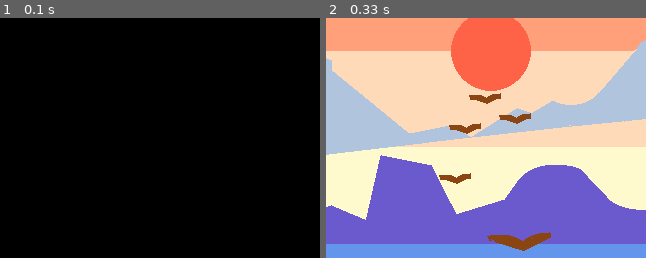
Above: before the commit, frames 1-2 (left to right).
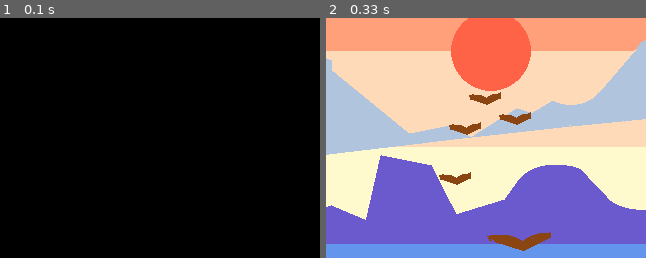
Above: after the commit, the same moments.

Repository: python-practice-b02-006/gribova
Game: pygame game, started from Lab_3/pygame_test.py
Same seed, same stepped clock (60 frames per second), same inputs: the game is played once before the commit and once after it.
Inputs:
- Up to frame 1 (0.1 s): no input
- Up to frame 2 (0.33 s): no input
The pictures show only the part of the screen within x 24-74%, y 13-63%; the shares and areas given below are measured in that part.

Frame 1 is identical in both runs. In frame 2, 0.2% of the frame differs, in the area x 36-65%, y 30-70%.

Commit message:
new third task

Diff:
--- a/Lab_3/pygame_test.py
+++ b/Lab_3/pygame_test.py
@@ -12,14 +12,19 @@
 BROWN=(139, 69, 19)
 pygame.init()
 
+def draw_bird(x,y,a):
+    #X,Y-the size of the image, a-relative bird sizes
+    pygame.draw.arc(screen, BROWN, (x, y, 60*a, 40*a),0.5, 2,5)
+    pygame.draw.arc(screen, BROWN, (x+50*a, y-2*a, 60*a, 30*a),1.6, 3,5)
+    pygame.draw.lines(screen,BROWN,False,[[x+23*a,y+3*a],
+                                          [x+52*a,y+12*a],
+                                          [x+78*a,y-a]],6)
 
 
 
-
-
-
+x,y=640,480 #The size of the screen
 #объект содерж экран
-screen=pygame.display.set_mode([640,480])
+screen=pygame.display.set_mode([x,y])
 pygame.display.set_caption('My first pygame app window caption')
 done=False
 #задержка
@@ -36,12 +41,12 @@
 
     #The colours of background
     screen.fill(LSALMON)
-    pygame.draw.rect(screen,PEACH,(0, 96, 640, 96))
-    pygame.draw.rect(screen,LEMONE,(0, 192, 640, 96))
-    pygame.draw.rect(screen,SKYBLUE,(0, 288, 640, 192))
+    pygame.draw.rect(screen,PEACH,(0, y/5, x, y/5))
+    pygame.draw.rect(screen,LEMONE,(0, 2*y/5, x, y/5))
+    pygame.draw.rect(screen,SKYBLUE,(0, 3*y/5, x, 2*y/5))
 
     #be like a sun, be happy!
-    pygame.draw.circle(screen,TOMATO,[320,96],40)
+    pygame.draw.circle(screen,TOMATO,[int(x/2),int(y/5)],40)
 
 
     #we can see mountains far away.
@@ -99,52 +104,10 @@
 
 
     #I HATE this STUff. Birds
-    pygame.draw.arc(screen, BROWN, (300, 280, 60, 40),0.5, 2,5)
-    pygame.draw.arc(screen, BROWN, (300+50, 280-2, 60, 30),1.6, 3,5)
-    pygame.draw.lines(screen,BROWN,False,[[300+23,280+3],
-                                          [300+52,280+12],
-                                          [300+78,280-1]],6)
-    pygame.draw.arc(screen, BROWN, (430, 360, 60, 40),0.5, 2,5)
-    pygame.draw.arc(screen, BROWN, (430+50, 360-2, 60, 30),1.6, 3,5)
-    pygame.draw.lines(screen,BROWN,False,[[430+23,360+3],
-                                          [430+52,360+12],
-                                          [430+78,360-1]],6)
-
-    pygame.draw.arc(screen, BROWN, (350, 330, 0.7*60, 0.7*40),0.5, 2,5)
-    pygame.draw.arc(screen, BROWN, (350+0.7*50, 330-1.4, 0.7*60, 0.7*30),1.6, 3,5)
-    pygame.draw.lines(screen,BROWN,False,[[350+0.7*23,330+2.1],
-                                          [350+0.7*52,330+0.7*12],
-                                          [350+0.7*78,330-0.7]],6)
-    pygame.draw.arc(screen, BROWN, (400, 315, 0.7*60, 0.7*40),0.5, 2,5)
-    pygame.draw.arc(screen, BROWN, (400+0.7*50, 315-1.4, 0.7*60, 0.7*30),1.6, 3,5)
-    pygame.draw.lines(screen,BROWN,False,[[400+0.7*23,315+2.1],
-                                          [400+0.7*52,315+0.7*12],
-                                          [400+0.7*78,315-0.7]],6)
-    pygame.draw.arc(screen, BROWN, (320, 160, 0.5*60, 0.5*40),0.5, 2,5)
-    pygame.draw.arc(screen, BROWN, (320+0.5*50, 160-1, 0.5*60, 0.5*30),1.6, 3,5)
-    pygame.draw.lines(screen,BROWN,False,[[320+0.5*23,160+1.5],
-                                          [320+0.5*52,160+0.5*12],
-                                          [320+0.5*78,160-0.5]],4)
-    pygame.draw.arc(screen, BROWN, (290, 140, 0.5*60, 0.5*40),0.5, 2,5)
-    pygame.draw.arc(screen, BROWN, (290+0.5*50, 140-1, 0.5*60, 0.5*30),1.6, 3,5)
-    pygame.draw.lines(screen,BROWN,False,[[290+0.5*23,140+1.5],
-                                          [290+0.5*52,140+0.5*12],
-                                          [290+0.5*78,140-0.5]],4)
-    pygame.draw.arc(screen, BROWN, (270, 170, 0.5*60, 0.5*40),0.5, 2,5)
-    pygame.draw.arc(screen, BROWN, (270+0.5*50, 170-1, 0.5*60, 0.5*30),1.6, 3,5)
-    pygame.draw.lines(screen,BROWN,False,[[270+0.5*23,170+1.5],
-                                          [270+0.5*52,170+0.5*12],
-                                          [270+0.5*78,170-0.5]],4)
-    pygame.draw.arc(screen, BROWN, (260, 220, 0.5*60, 0.5*40),0.5, 2,5)
-    pygame.draw.arc(screen, BROWN, (260+0.5*50, 220-1, 0.5*60, 0.5*30),1.6, 3,5)
-    pygame.draw.lines(screen,BROWN,False,[[260+0.5*23,220+1.5],
-                                          [260+0.5*52,220+0.5*12],
-                                          [260+0.5*78,220-0.5]],4)
-
-
-
-
-
+    birds=[(300*x/640, 280*y/480,1),(430*x/640, 360*y/480,1),(350*x/640, 330*y/480, 0.7),(400*x/640, 315*y/480,0.7),
+           (320*x/640, 160*y/480,0.5),(290*x/640, 140*y/480,0.5),(270*x/640,170*y/480,0.5),(260*x/640,220*y/480,0.5)]
+    for i in range(len(birds)):
+        draw_bird(birds[i][0],birds[i][1],birds[i][2])
 
     pygame.display.flip()
 pygame.quit()
